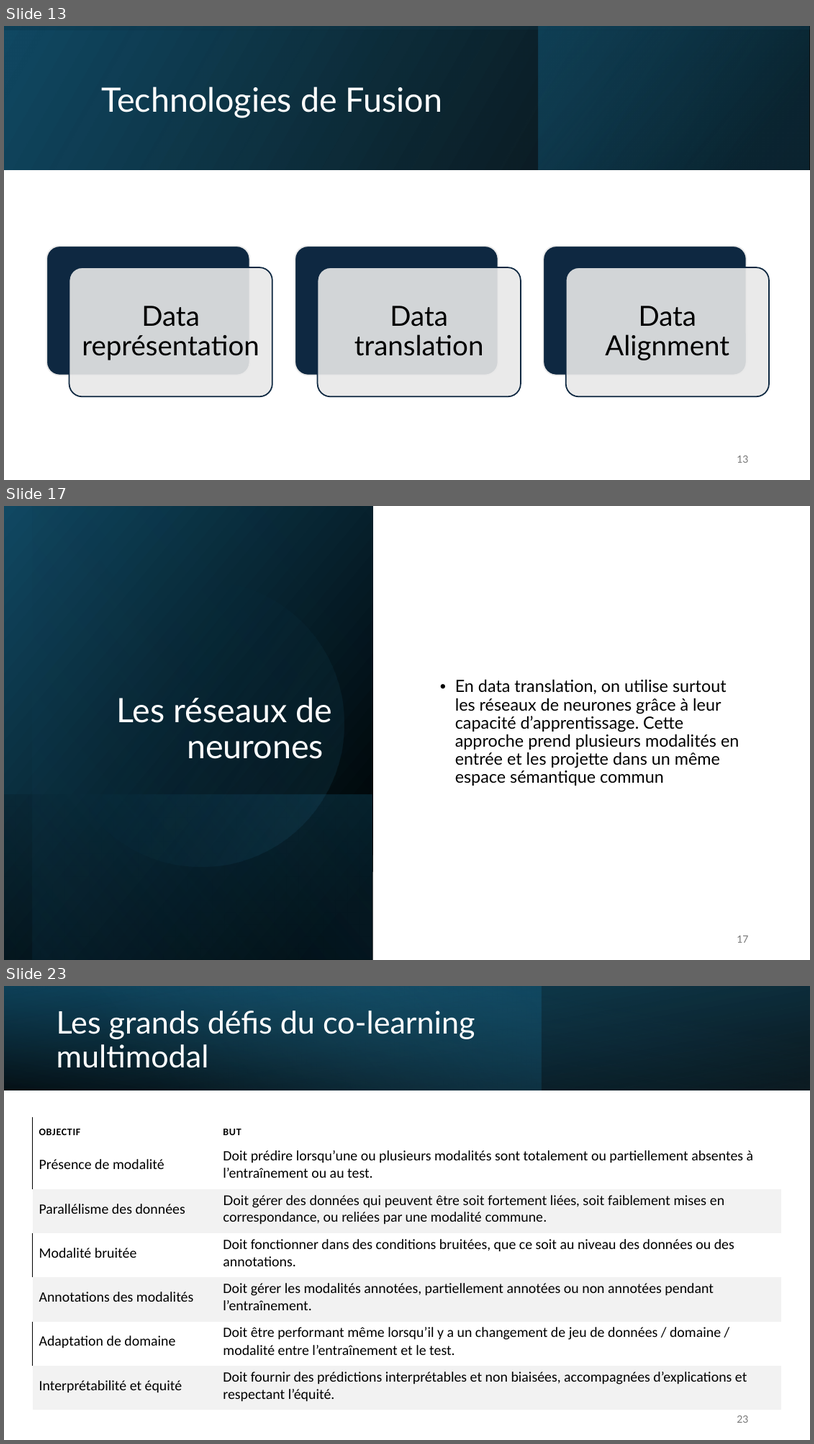
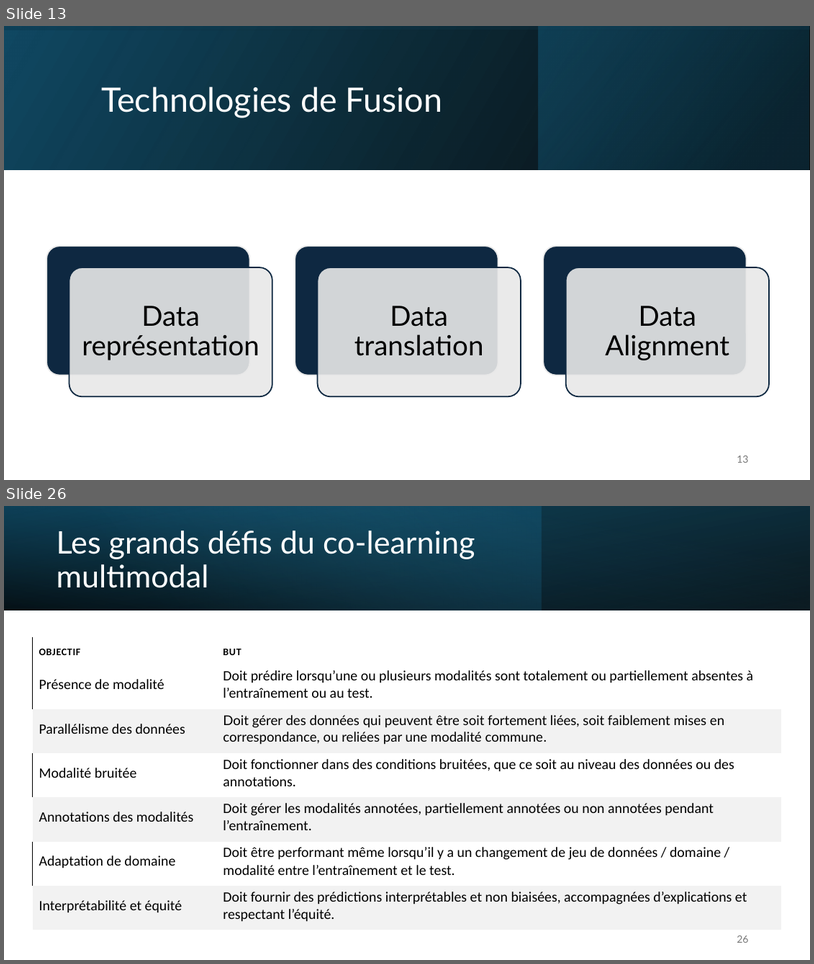
Before and after one commit to IzowRM/Stage-Cetic, a slide deck: Doc Slide/Presentation_du_27_01.pptx. Shown one above the other, each under a label of ours: slides 13, 17 and 23 before the commit, slides 13 and 26 after it; the slides between them are not shown. The pictures are 814x1444 and 814x964 pixels, drawn with LibreOffice and Linux fonts; fonts in the diff are those of the drawing. Boxes give left, top, right and bottom in pixels: in the first picture for what was removed or moved away, otherwise in the second. Text is boxed around its words. In the diff, an @@ line names an element or a change of style, - is before the commit and + after.

```diff
--- a/Doc Slide/Presentation_du_27_01.pptx
+++ b/Doc Slide/Presentation_du_27_01.pptx
@@ slide 17 removed at <box>4,506,810,960</box>, background #FFFFFF @@
@@ rectangle removed at <box>4,506,373,960</box> @@
@@ rectangle removed at <box>33,506,373,960</box> @@
@@ ellipse removed at <box>33,555,370,892</box> @@
@@ title removed at <box>117,697,332,759</box> @@
-Les réseaux de neurones
@@ text removed at <box>455,679,739,785</box> @@
-• En data translation, on utilise surtout les réseaux de neurones grâce à leur capacité d’apprentissage. Cette approche prend plusieurs modalités en entrée et les projette dans un même espace sémantique commun
@@ rectangle removed at <box>4,794,373,960</box> @@
@@ page number removed at <box>737,935,748,942</box> @@
-17
@@ what was slide 23 is now slide 26 @@
@@ page number at <box>737,935,748,942</box>: text changed @@
-23
+26
```
Also in this commit, not shown: 10 slides changed, 8 slides added, 5 other slides removed, 3 other files.
